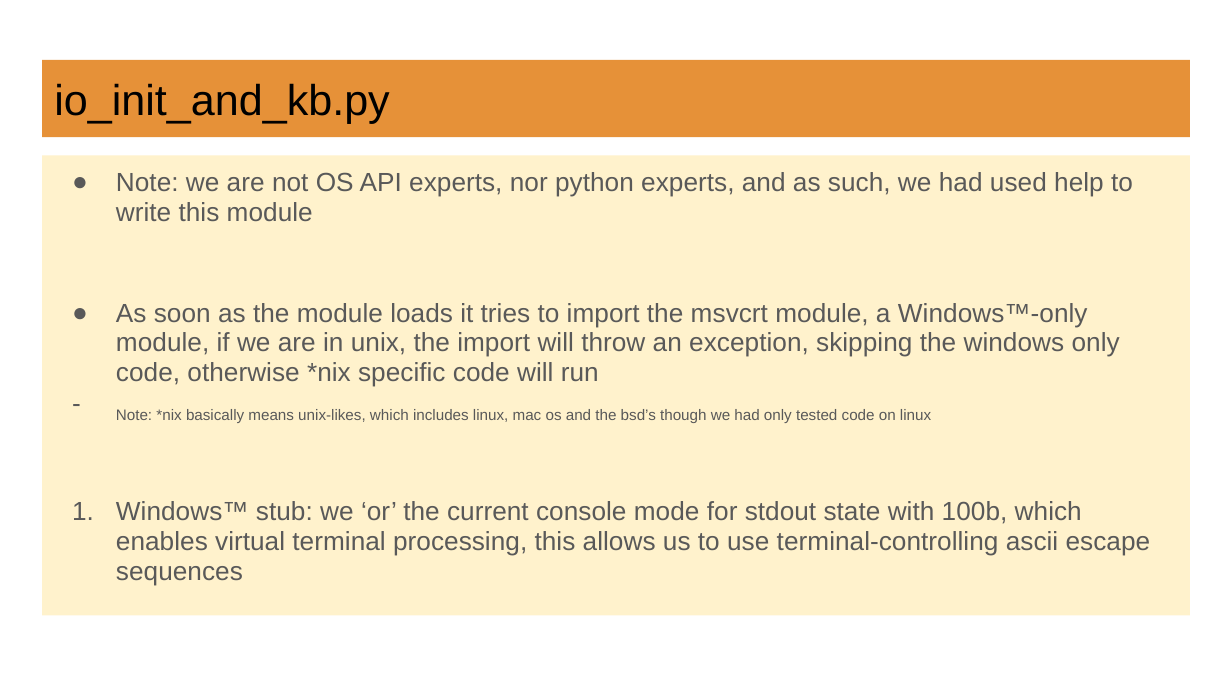
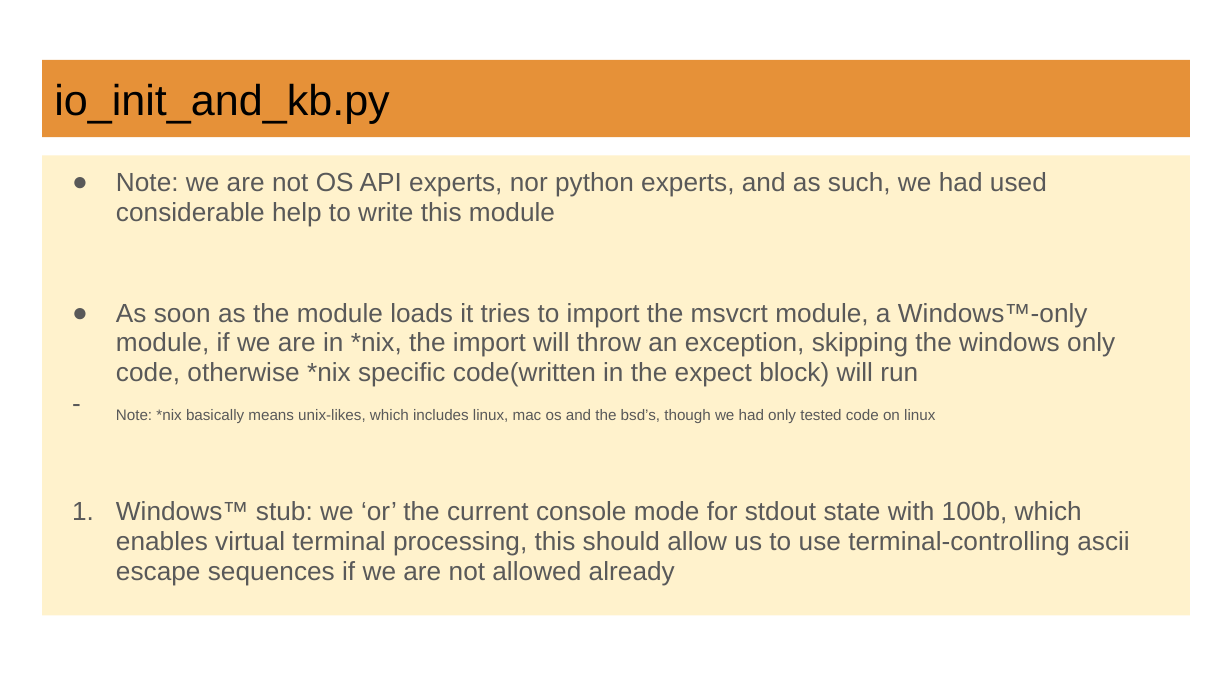
Before and after one commit to Rusomati/flappy_bird, a slide deck: slide 12 of flappy bird documentation.pptx. Drawn at 1232x693 pixels with LibreOffice and Linux fonts; fonts in the diff are those of the drawing. Boxes give left, top, right and bottom in pixels: in the first picture for what was removed or moved away, otherwise in the second. Text is boxed around its words. In the diff, an @@ line names an element or a change of style, - is before the commit and + after.

```diff
--- a/flappy bird documentation.pptx
+++ b/flappy bird documentation.pptx
@@ text at [116,172,1130,586]: text changed @@
-● Note: we are not OS API experts, nor python experts, and as such, we had used help to write this module
-● As soon as the module loads it tries to import the msvcrt module, a Windows™-only module, if we are in unix, the import will throw an exception, skipping the windows only code, otherwise *nix specific code will run
-– Note: *nix basically means unix-likes, which includes linux, mac os and the bsd’s though we had only tested code on linux
-1. Windows™ stub: we ‘or’ the current console mode for stdout state with 100b, which enables virtual terminal processing, this allows us to use terminal-controlling ascii escape sequences
+● Note: we are not OS API experts, nor python experts, and as such, we had used considerable help to write this module
+● As soon as the module loads it tries to import the msvcrt module, a Windows™-only module, if we are in *nix, the import will throw an exception, skipping the windows only code, otherwise *nix specific code(written in the expect block) will run
+– Note: *nix basically means unix-likes, which includes linux, mac os and the bsd’s, though we had only tested code on linux
+1. Windows™ stub: we ‘or’ the current console mode for stdout state with 100b, which enables virtual terminal processing, this should allow us to use terminal-controlling ascii escape sequences if we are not allowed already
```
Also in this commit, not shown: 23 other slides changed, 1 other file.
